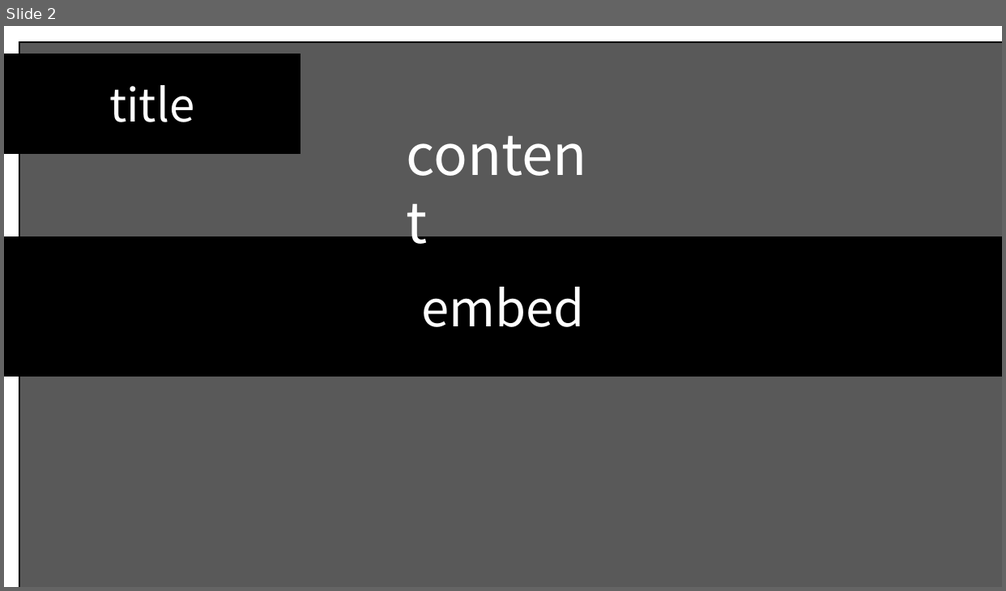
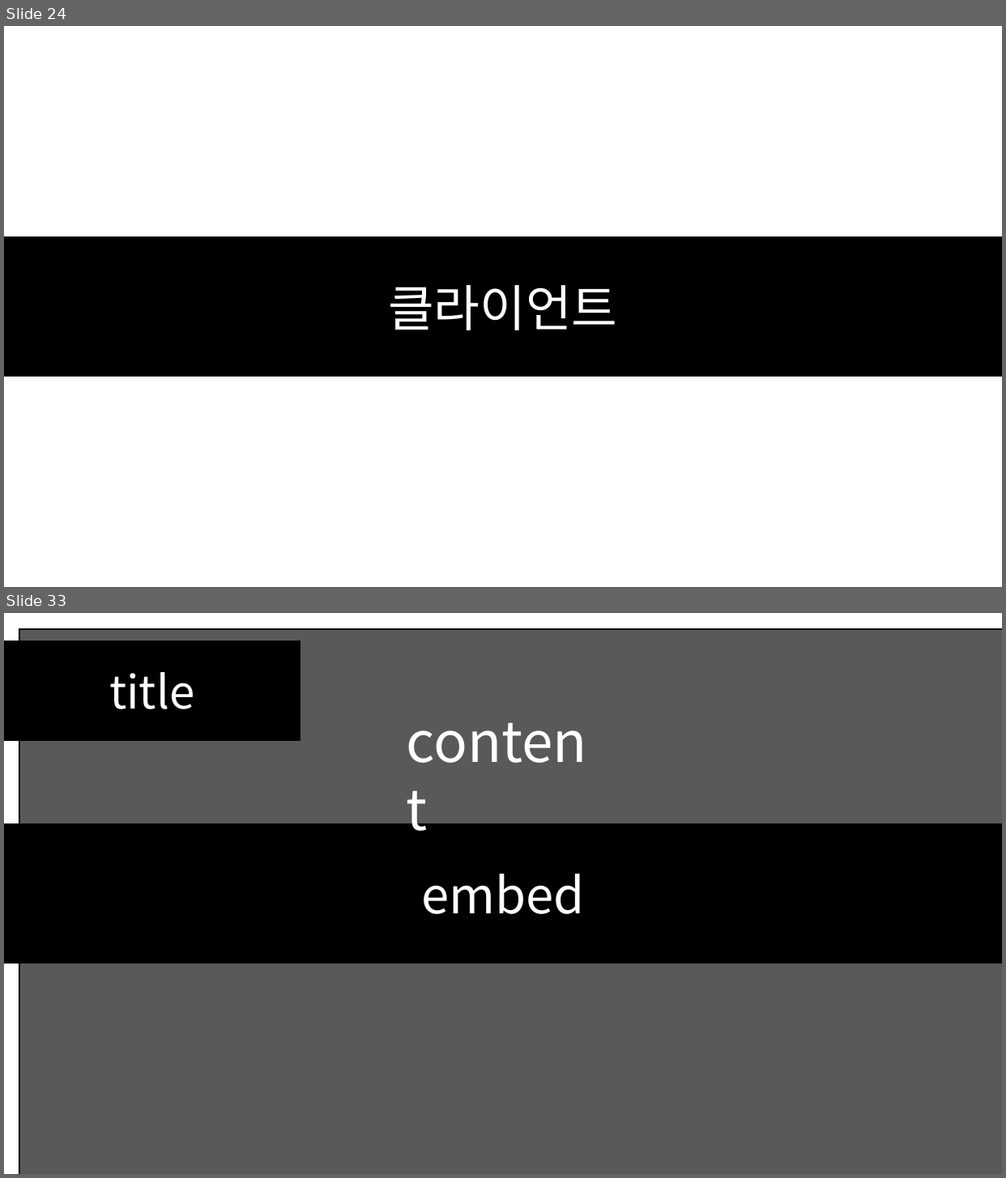
Before and after one commit to SEH00N/SDLU, a slide deck: ServerLecture/PT/5강 비동기 소켓 프로그래밍.pptx. Shown one above the other, each under a label of ours: slide 2 before the commit, slides 24 and 33 after it; the slides between them are not shown. The pictures are 1006x591 and 1006x1178 pixels, drawn with LibreOffice and Linux fonts; fonts in the diff are those of the drawing. Boxes give left, top, right and bottom in pixels: in the first picture for what was removed or moved away, otherwise in the second. Text is boxed around its words. In the diff, an @@ line names an element or a change of style, - is before the commit and + after.

```diff
--- a/ServerLecture/PT/5강 비동기 소켓 프로그래밍.pptx
+++ b/ServerLecture/PT/5강 비동기 소켓 프로그래밍.pptx
@@ slide 24 added at (x1=4, y1=26, x2=1002, y2=587), background #FFFFFF @@
@@ rectangle added at (x1=4, y1=237, x2=1002, y2=376), fill #000000, outline #000000 1 pt, 48 pt, text #FFFFFF @@
+클라이언트
@@ what was slide 2 is now slide 33 @@
```
Also in this commit, not shown: 30 other slides added, 20 other files.
